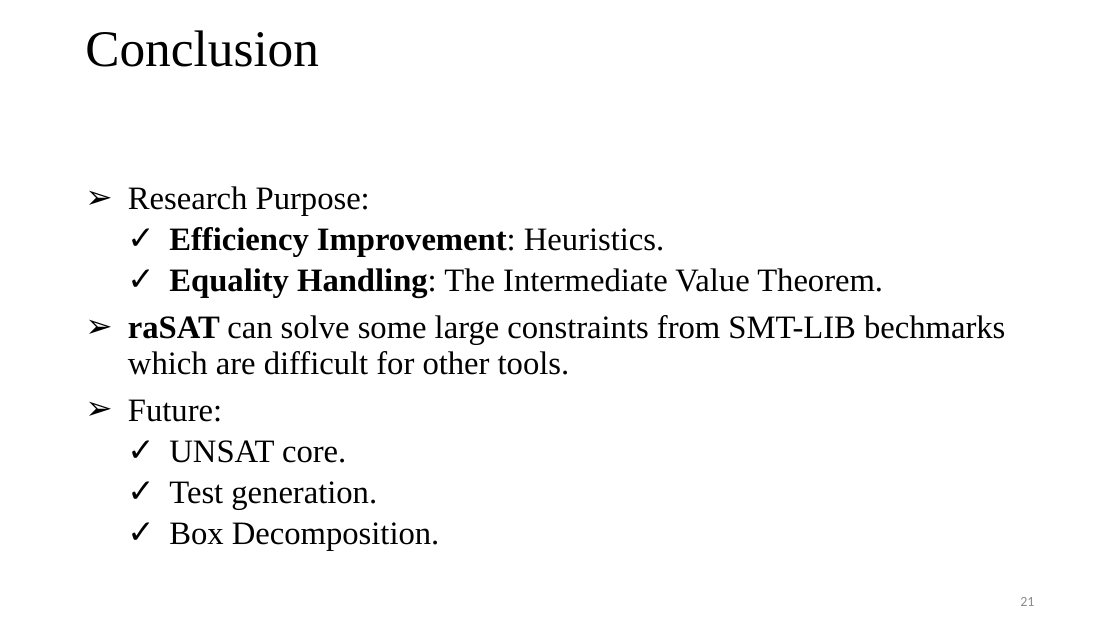
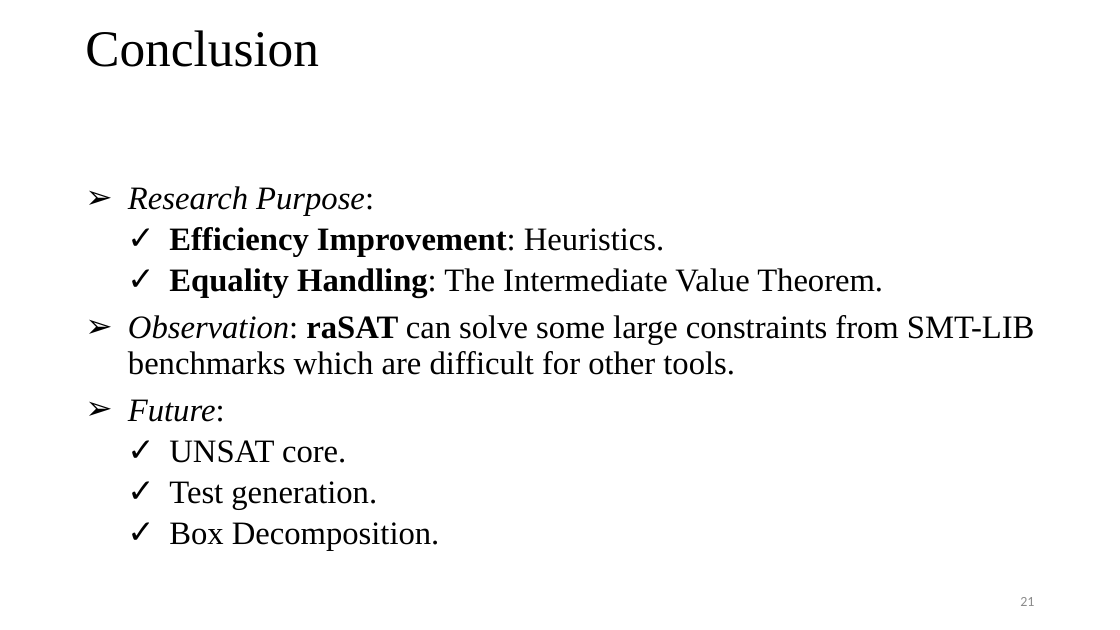
Before and after one commit to tungvx/raSAT, a slide deck: slide 21 of report/thesis/presentation.pptx. Drawn at 1120x630 pixels with LibreOffice and Linux fonts; fonts in the diff are those of the drawing. Boxes give left, top, right and bottom in pixels: in the first picture for what was removed or moved away, otherwise in the second. Text is boxed around its words. In the diff, an @@ line names an element or a change of style, - is before the commit and + after.

```diff
--- a/report/thesis/presentation.pptx
+++ b/report/thesis/presentation.pptx
@@ text at bbox=[128, 186, 374, 422]: italic on in "Research Purpose:", "Future:" @@
@@ text at bbox=[128, 315, 1034, 375]: text changed @@
-➢ raSAT can solve some large constraints from SMT-LIB bechmarks which are difficult for other tools.
+➢ Observation: raSAT can solve some large constraints from SMT-LIB benchmarks which are difficult for other tools.
```
Also in this commit, not shown: 11 other slides changed.
